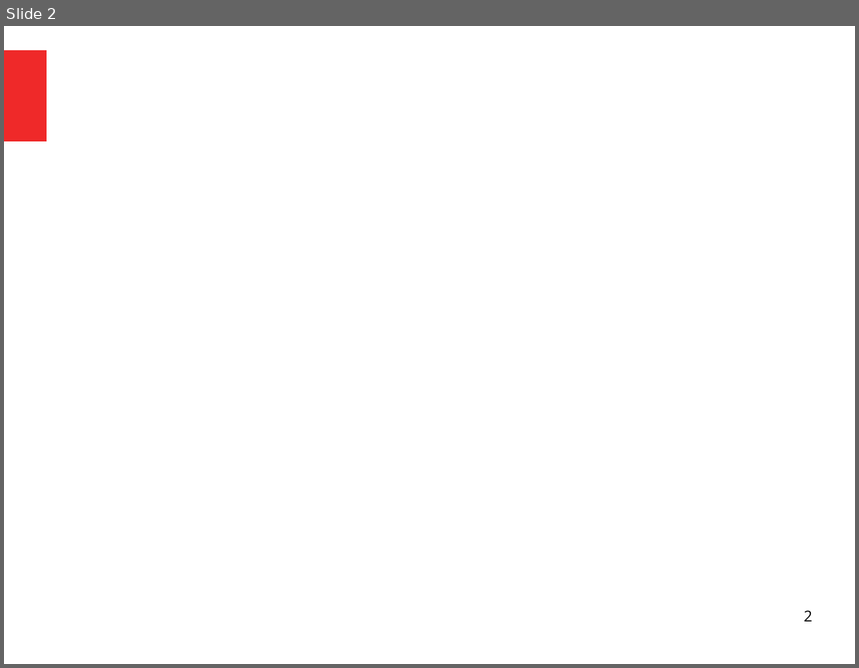
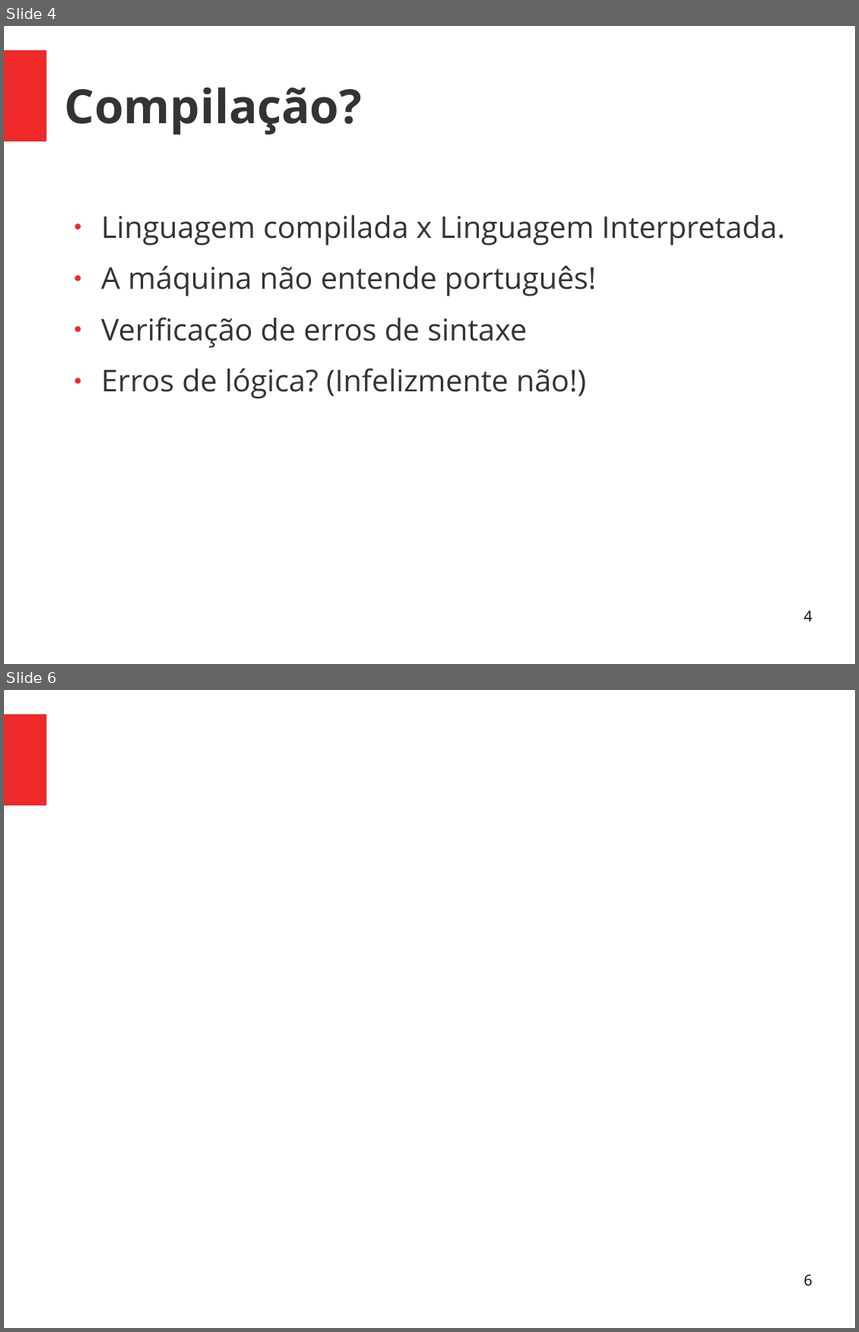
Before and after one commit to Geofisicando/curso-Makefile, a slide deck: slides/Apresentação_curso_Makefile.odp. Shown one above the other, each under a label of ours: slide 2 before the commit, slides 4 and 6 after it; the slides between them are not shown. The pictures are 859x668 and 859x1332 pixels, drawn with LibreOffice and Linux fonts; fonts in the diff are those of the drawing. Boxes give left, top, right and bottom in pixels: in the first picture for what was removed or moved away, otherwise in the second. Text is boxed around its words. In the diff, an @@ line names an element or a change of style, - is before the commit and + after.

```diff
--- a/slides/Apresentação_curso_Makefile.odp
+++ b/slides/Apresentação_curso_Makefile.odp
@@ slide 4 added at [4, 26, 855, 664], background #FFFFFF; not listed: 1 template element that a slide beside it also shows @@
@@ title added at [65, 88, 362, 135], 44 pt, text #333333, bold @@
+Compilação?
@@ text added at [101, 215, 785, 399], 28 pt, text #333333 @@
+● Linguagem compilada x Linguagem Interpretada.
+● A máquina não entende português!
+● Verificação de erros de sintaxe
+● Erros de lógica? (Infelizmente não!)
@@ page number added at [804, 610, 813, 622], 14 pt, text #000000 @@
+4
@@ what was slide 2 is now slide 6 @@
@@ page number at [804, 1274, 813, 1287]: text changed @@
-2
+6
```
Also in this commit, not shown: 1 slide changed, 3 other slides added, 1 other file.
